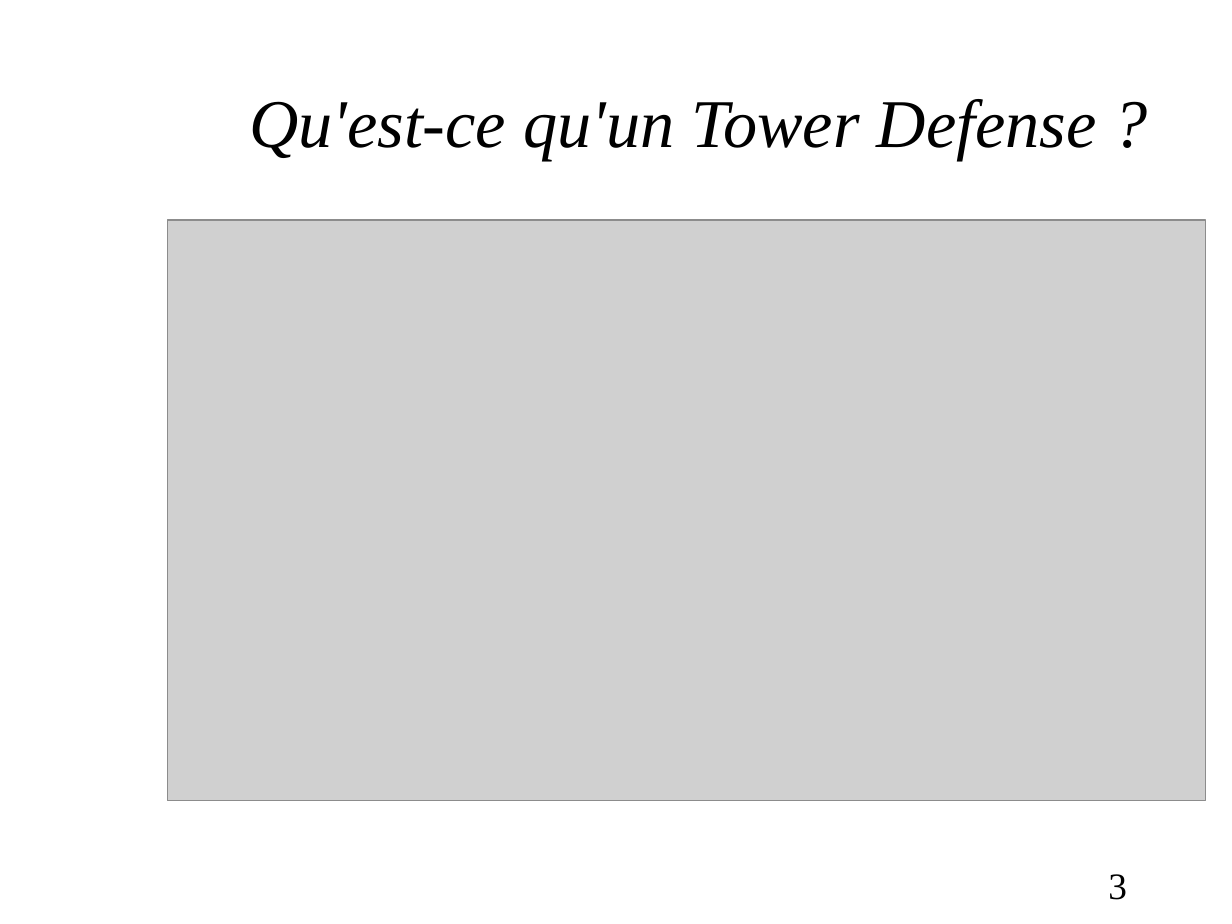
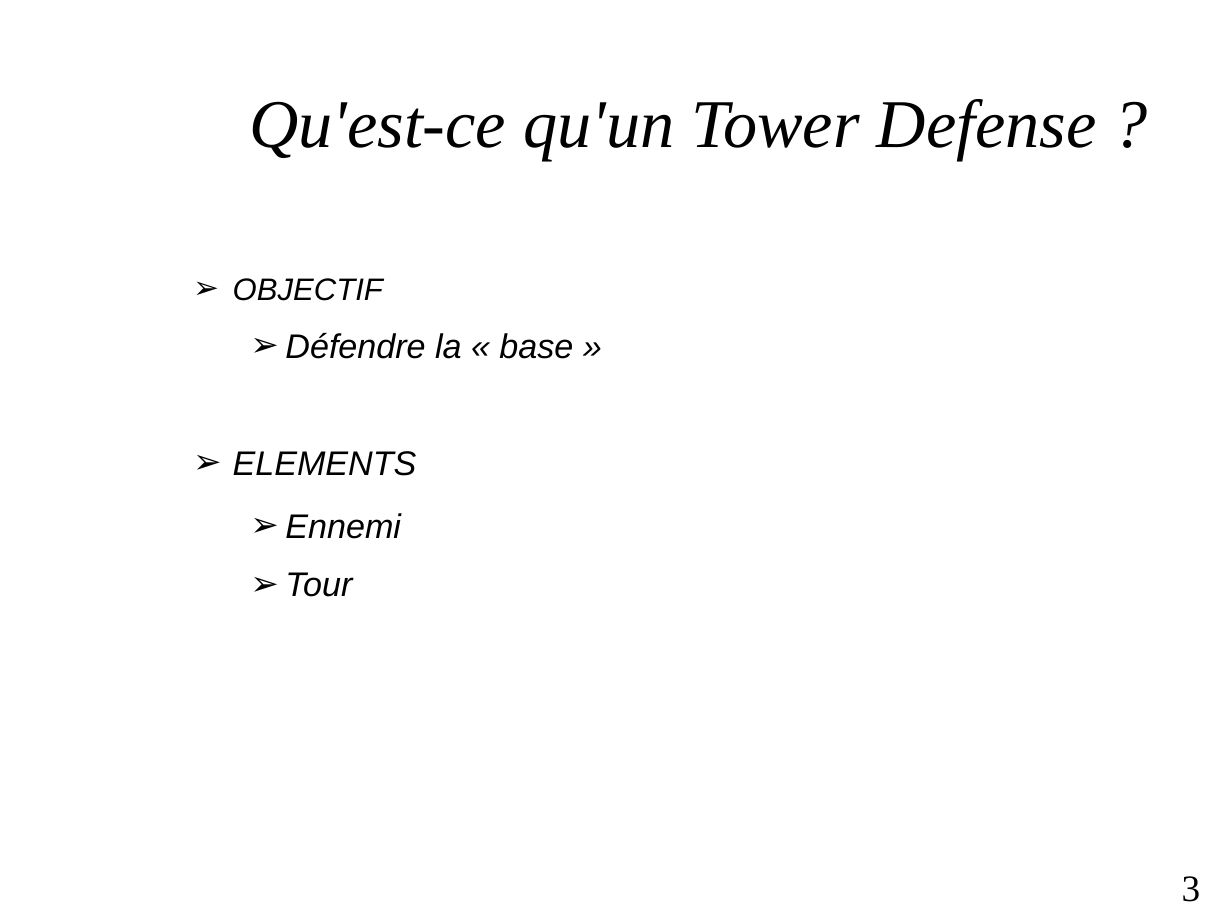
Before and after one commit to Mialus/towerDefense, a slide deck: slide 3 of Orale.odp. Drawn at 1232x924 pixels with LibreOffice and Linux fonts; fonts in the diff are those of the drawing; grey boxes stand for pictures; background and template pictures are left out. Boxes give left, top, right and bottom in pixels: in the first picture for what was removed or moved away, otherwise in the second. Text is boxed around its words. In the diff, an @@ line names an element or a change of style, - is before the commit and + after.

```diff
--- a/Orale.odp
+++ b/Orale.odp
@@ picture removed at (168, 220, 1206, 802) @@
@@ text added at (233, 278, 573, 597), 22 pt, text #000000, italic @@
+➢ OBJECTIF
+  ➢ Défendre la « base »
+➢ ELEMENTS
+  ➢ Ennemi
+  ➢ Tour
@@ page number: place and size @@
-page number at (1108, 874, 1127, 900)
+page number at (1182, 876, 1201, 902)
```
Also in this commit, not shown: 5 other slides changed, 8 slides added, 5 slides removed, 1 other file.
